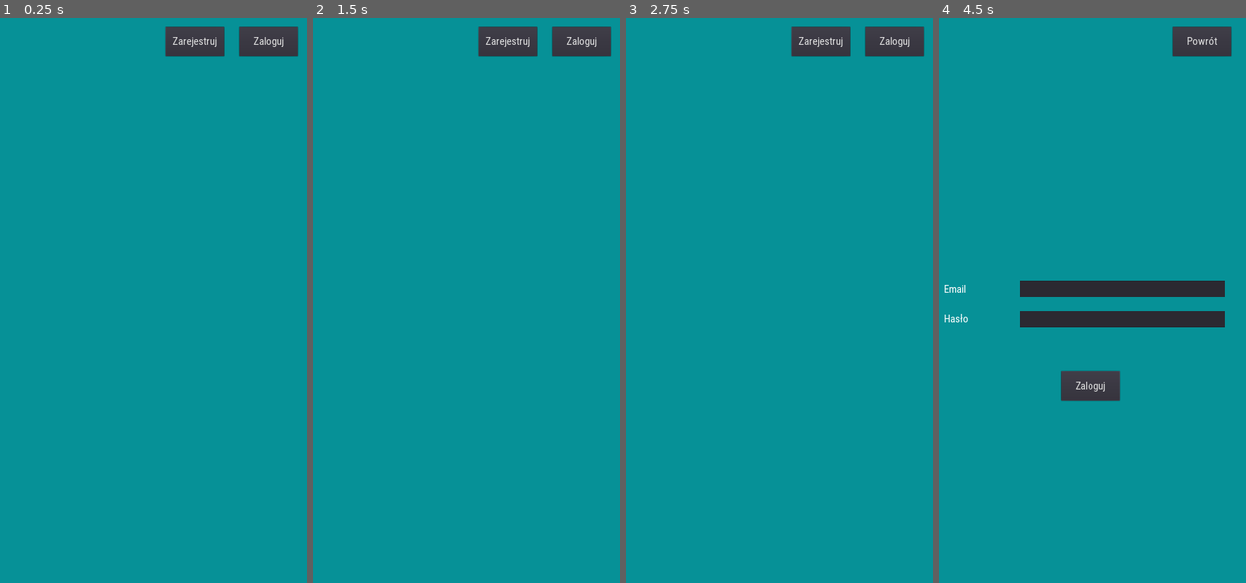
Above: before the commit, frames 1-4 (left to right).
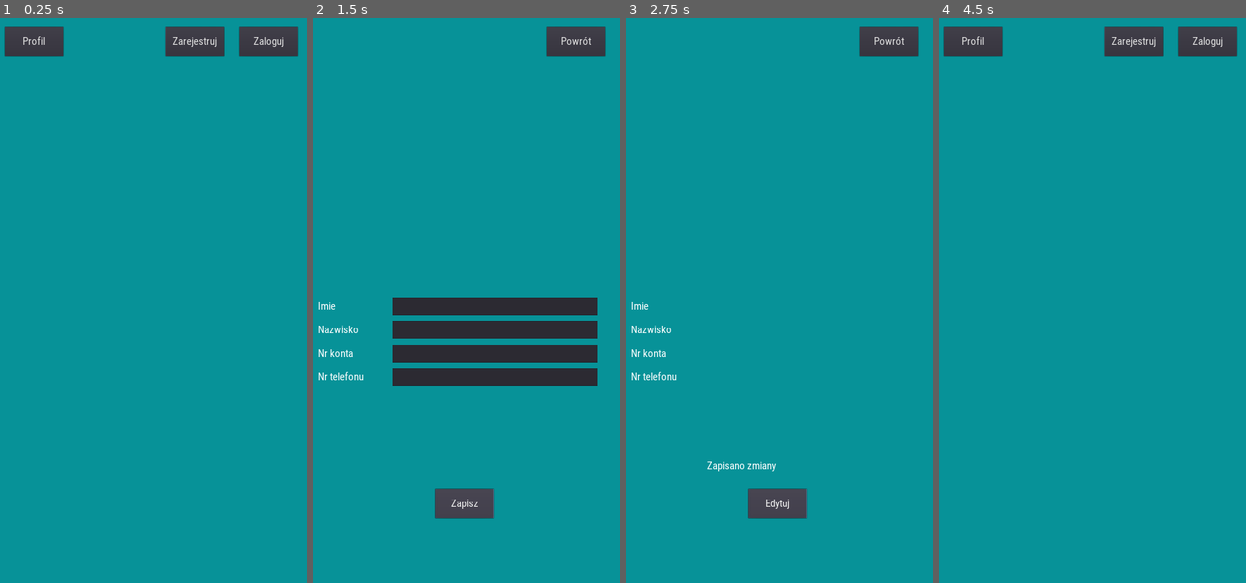
Above: after the commit, the same moments.

Repository: ilona1290/AplikacjaIO
Game: Godot game, scene res://Scenes/main.tscn
Same seed, same stepped clock (60 frames per second), same inputs: the game is played once before the commit and once after it.
Inputs (mouse positions are in pixels of both pictures, inside the frame that each line leads up to):
- Up to frame 1 (0.25 s): no input
- Up to frame 2 (1.5 s): click (346, 40) at 0.5 s, where only the run after the commit has a clickable "Profil"; click (463, 503) at 1.25 s, where only the run after the commit has a clickable "Edytuj"
- Up to frame 3 (2.75 s): click (776, 503) at 2 s, where only the run after the commit has a clickable "Zapisz"
- Up to frame 4 (4.5 s): click (1203, 40) at 2.75 s, where only the run after the commit has a clickable "Powrót"; click (1203, 40) at 3.5 s, where only the run before the commit has a clickable "Powrót"; click (1203, 40) at 4.25 s, where only the run after the commit has a clickable "Powrót"

The runs differ from the first frame. In frame 1, 1.0% of the frame differs, in the area x 1-21%, y 1-7%; in frame 2, 11%, in the area x 1-98%, y 1-89%; in frame 3, 2.8%; in frame 4, 7.4%.

Commit message:
Added profile scene

Diff:
--- /dev/null
+++ b/Fonts/Theme.tres
@@ -0,0 +1,6 @@
+[gd_resource type="Theme" load_steps=2 format=2]
+
+[ext_resource path="res://Fonts/MainFont.tres" type="DynamicFont" id=1]
+
+[resource]
+default_font = ExtResource( 1 )
--- a/Scenes/main.tscn
+++ b/Scenes/main.tscn
@@ -1,7 +1,8 @@
-[gd_scene load_steps=3 format=2]
+[gd_scene load_steps=4 format=2]
 
 [ext_resource path="res://Scripts/main.gd" type="Script" id=1]
 [ext_resource path="res://Fonts/MainFont.tres" type="DynamicFont" id=2]
+[ext_resource path="res://Fonts/Theme.tres" type="Theme" id=3]
 
 [node name="main" type="Control"]
 anchor_right = 1.0
@@ -29,5 +30,14 @@
 custom_fonts/font = ExtResource( 2 )
 text = "Zaloguj"
 
+[node name="profileButton" type="Button" parent="background"]
+margin_left = 50.0
+margin_top = 30.0
+margin_right = 250.0
+margin_bottom = 130.0
+theme = ExtResource( 3 )
+text = "Profil"
+
 [connection signal="pressed" from="background/registerButton" to="." method="_on_registerButton_pressed"]
 [connection signal="pressed" from="background/loginButton" to="." method="_on_loginButton_pressed"]
+[connection signal="pressed" from="background/profileButton" to="." method="_on_profileButton_pressed"]
--- /dev/null
+++ b/Scenes/profile.tscn
@@ -0,0 +1,212 @@
+[gd_scene load_steps=5 format=2]
+
+[ext_resource path="res://Fonts/MainFont.tres" type="DynamicFont" id=1]
+[ext_resource path="res://Fonts/Theme.tres" type="Theme" id=2]
+[ext_resource path="res://Scripts/profile.gd" type="Script" id=3]
+
+[sub_resource type="ImageTexture" id=1]
+
+[node name="profile" type="Control"]
+anchor_right = 1.0
+anchor_bottom = 1.0
+script = ExtResource( 3 )
+
+[node name="background" type="ColorRect" parent="."]
+margin_right = 1080.0
+margin_bottom = 1920.0
+color = Color( 0.027451, 0.572549, 0.596078, 1 )
+
+[node name="EditButton" type="Button" parent="background"]
+margin_left = 450.0
+margin_top = 1600.0
+margin_right = 650.0
+margin_bottom = 1700.0
+theme = ExtResource( 2 )
+custom_fonts/font = ExtResource( 1 )
+text = "Edytuj"
+
+[node name="BackButton" type="Button" parent="background"]
+margin_left = 830.0
+margin_top = 30.0
+margin_right = 1030.0
+margin_bottom = 130.0
+theme = ExtResource( 2 )
+custom_fonts/font = ExtResource( 1 )
+text = "Powrót"
+
+[node name="Notification" type="RichTextLabel" parent="background"]
+margin_left = 309.0
+margin_top = 1500.0
+margin_right = 1009.0
+margin_bottom = 1580.0
+theme = ExtResource( 2 )
+custom_fonts/normal_font = ExtResource( 1 )
+
+[node name="Avatar" type="TextureRect" parent="background"]
+anchor_left = 0.5
+anchor_right = 0.5
+margin_left = -161.5
+margin_top = 200.0
+margin_right = 161.5
+margin_bottom = 480.0
+texture = SubResource( 1 )
+expand = true
+
+[node name="Informations" type="VBoxContainer" parent="background"]
+margin_left = 50.0
+margin_top = 950.0
+margin_right = 1013.0
+margin_bottom = 1234.0
+rect_min_size = Vector2( 950, 0 )
+custom_constants/separation = 20
+
+[node name="Name" type="HBoxContainer" parent="background/Informations"]
+margin_right = 963.0
+margin_bottom = 60.0
+
+[node name="NameLabel" type="Label" parent="background/Informations/Name"]
+margin_right = 250.0
+margin_bottom = 60.0
+rect_min_size = Vector2( 250, 60 )
+rect_pivot_offset = Vector2( 291, 531 )
+theme = ExtResource( 2 )
+custom_fonts/font = ExtResource( 1 )
+text = "Imie"
+valign = 1
+
+[node name="NameInput" type="LineEdit" parent="background/Informations/Name"]
+visible = false
+margin_left = 254.0
+margin_right = 954.0
+margin_bottom = 60.0
+rect_min_size = Vector2( 700, 60 )
+rect_pivot_offset = Vector2( 1884, 342 )
+theme = ExtResource( 2 )
+custom_fonts/font = ExtResource( 1 )
+
+[node name="NameValue" type="Label" parent="background/Informations/Name"]
+margin_left = 254.0
+margin_right = 954.0
+margin_bottom = 60.0
+rect_min_size = Vector2( 700, 60 )
+rect_pivot_offset = Vector2( 1884, 342 )
+theme = ExtResource( 2 )
+custom_fonts/font = ExtResource( 1 )
+valign = 1
+
+[node name="Surname" type="HBoxContainer" parent="background/Informations"]
+margin_top = 80.0
+margin_right = 963.0
+margin_bottom = 140.0
+
+[node name="SurnameLabel" type="Label" parent="background/Informations/Surname"]
+margin_right = 250.0
+margin_bottom = 60.0
+rect_min_size = Vector2( 250, 60 )
+theme = ExtResource( 2 )
+text = "Nazwisko"
+valign = 1
+
+[node name="SurnameInput" type="LineEdit" parent="background/Informations/Surname"]
+visible = false
+margin_left = 250.0
+margin_right = 950.0
+margin_bottom = 56.0
+rect_min_size = Vector2( 700, 60 )
+theme = ExtResource( 2 )
+custom_fonts/font = ExtResource( 1 )
+
+[node name="SurnameValue" type="Label" parent="background/Informations/Surname"]
+margin_left = 254.0
+margin_right = 954.0
+margin_bottom = 60.0
+rect_min_size = Vector2( 700, 60 )
+theme = ExtResource( 2 )
+custom_fonts/font = ExtResource( 1 )
+valign = 1
+
+[node name="BankAccount" type="HBoxContainer" parent="background/Informations"]
+margin_top = 160.0
+margin_right = 963.0
+margin_bottom = 220.0
+
+[node name="BankAccountLabel" type="Label" parent="background/Informations/BankAccount"]
+margin_right = 250.0
+margin_bottom = 60.0
+rect_min_size = Vector2( 250, 60 )
+rect_pivot_offset = Vector2( -756, 263 )
+theme = ExtResource( 2 )
+text = "Nr konta"
+valign = 1
+
+[node name="BankAccountInput" type="LineEdit" parent="background/Informations/BankAccount"]
+visible = false
+margin_left = 250.0
+margin_top = 35.0
+margin_right = 950.0
+margin_bottom = 91.0
+rect_min_size = Vector2( 700, 60 )
+theme = ExtResource( 2 )
+custom_fonts/font = ExtResource( 1 )
+
+[node name="BankAccountValue" type="Label" parent="background/Informations/BankAccount"]
+margin_left = 254.0
+margin_right = 954.0
+margin_bottom = 60.0
+rect_min_size = Vector2( 700, 60 )
+rect_pivot_offset = Vector2( -1015, 263 )
+theme = ExtResource( 2 )
+custom_fonts/font = ExtResource( 1 )
+valign = 1
+
+[node name="Telephone" type="HBoxContainer" parent="background/Informations"]
+margin_top = 240.0
+margin_right = 963.0
+margin_bottom = 300.0
+
+[node name="TelephoneLabel" type="Label" parent="background/Informations/Telephone"]
+margin_right = 250.0
+margin_bottom = 60.0
+rect_min_size = Vector2( 250, 60 )
+rect_pivot_offset = Vector2( -756, 263 )
+theme = ExtResource( 2 )
+text = "Nr telefonu"
+valign = 1
+
+[node name="TelephoneInput" type="LineEdit" parent="background/Informations/Telephone"]
+visible = false
+margin_left = 250.0
+margin_top = 136.0
+margin_right = 950.0
+margin_bottom = 192.0
+rect_min_size = Vector2( 700, 56 )
+theme = ExtResource( 2 )
+custom_fonts/font = ExtResource( 1 )
+
+[node name="TelephoneValue" type="Label" parent="background/Informations/Telephone"]
+margin_left = 254.0
+margin_top = 2.0
+margin_right = 954.0
+margin_bottom = 58.0
+rect_min_size = Vector2( 700, 56 )
+rect_pivot_offset = Vector2( -1015, 263 )
+theme = ExtResource( 2 )
+custom_fonts/font = ExtResource( 1 )
+valign = 1
+
+[node name="AvatarFileDialog" type="FileDialog" parent="."]
+margin_right = 360.0
+margin_bottom = 640.0
+rect_scale = Vector2( 3, 3 )
+window_title = "Otwórz plik"
+dialog_hide_on_ok = true
+mode = 0
+access = 1
+filters = PoolStringArray( "*.png" )
+current_dir = "user://D:/00_users_data/Student_PL/Pulpit/AplikacjaIO-test_v0.1"
+current_path = "user://D:/00_users_data/Student_PL/Pulpit/AplikacjaIO-test_v0.1/"
+
+[connection signal="pressed" from="background/EditButton" to="." method="_on_EditButton_pressed"]
+[connection signal="pressed" from="background/BackButton" to="." method="_on_BackButton_pressed"]
+[connection signal="gui_input" from="background/Avatar" to="." method="_on_Avatar_gui_input"]
+[connection signal="confirmed" from="AvatarFileDialog" to="." method="_on_AvatarFileDialog_confirmed"]
--- a/Scripts/main.gd
+++ b/Scripts/main.gd
@@ -24,3 +24,8 @@
 func _on_loginButton_pressed():
 	get_tree().change_scene("res://Scenes/login.tscn")
 	pass # Replace with function body.
+
+
+func _on_profileButton_pressed():
+	get_tree().change_scene("res://Scenes/profile.tscn")
+	pass # Replace with function body.
--- /dev/null
+++ b/Scripts/profile.gd
@@ -0,0 +1,123 @@
+extends Control
+
+# Formula for copying
+#onready var XXXLabel = $background/Informations/XXX/XXXLabel
+#onready var XXXInput = $background/Informations/XXX/XXXInput
+#onready var XXXValue = $background/Informations/XXX/XXXValue
+
+onready var NameLabel = $background/Informations/Name/NameInput
+onready var NameInput = $background/Informations/Name/NameInput
+onready var NameValue = $background/Informations/Name/NameValue
+
+onready var SurnameLabel = $background/Informations/Surname/SurnameLabel
+onready var SurnameInput = $background/Informations/Surname/SurnameInput
+onready var SurnameValue = $background/Informations/Surname/SurnameValue
+
+onready var BankAccountLabel = $background/Informations/BankAccount/BankAccountLabel
+onready var BankAccountInput = $background/Informations/BankAccount/BankAccountInput
+onready var BankAccountValue = $background/Informations/BankAccount/BankAccountValue
+
+onready var TelephoneLabel = $background/Informations/Telephone/TelephoneLabel
+onready var TelephoneInput = $background/Informations/Telephone/TelephoneInput
+onready var TelephoneValue = $background/Informations/Telephone/TelephoneValue
+
+onready var EditButton = $background/EditButton
+onready var Notification = $background/Notification
+
+onready var Avatar = $background/Avatar
+onready var AvatarFileDialog = $AvatarFileDialog
+
+var EditMode : bool = false
+
+var UserAccount : UserProfile = UserProfile.new()
+
+func _ready():
+	# Uncomment for loading profile from file
+	#var file = File.new()
+	#file.open("res://profile.dat", File.READ)
+	#UserAccount.load_from_json(file.get_as_text())
+	#file.close()
+
+	NameValue.text = UserAccount.Name
+	SurnameValue.text = UserAccount.Surname
+	BankAccountValue.text = UserAccount.BankAccount
+	TelephoneValue.text = UserAccount.Telephone
+
+	NameInput.text = UserAccount.Name
+	SurnameInput.text = UserAccount.Surname
+	BankAccountInput.text = UserAccount.BankAccount
+	TelephoneInput.text = UserAccount.Telephone
+
+	var AvatarImg : Image = Image.new()
+	if UserAccount.Avatar == []:
+		AvatarImg.load("res://Images/AvatarPlaceholder.png")
+	else:
+		AvatarImg.load_png_from_buffer(UserAccount.Avatar)
+	var AvatarTex : ImageTexture = ImageTexture.new()
+	AvatarTex.create_from_image(AvatarImg)
+	Avatar.texture = AvatarTex
+
+func _on_EditButton_pressed():
+	if EditMode == false:
+		NameInput.visible = true
+		SurnameInput.visible = true
+		BankAccountInput.visible = true
+		TelephoneInput.visible = true
+
+		NameValue.visible = false
+		SurnameValue.visible = false
+		BankAccountValue.visible = false
+		TelephoneValue.visible = false
+
+		EditMode = true
+		EditButton.text = "Zapisz"
+	else:
+		NameInput.visible = false
+		SurnameInput.visible = false
+		BankAccountInput.visible = false
+		TelephoneInput.visible = false
+
+		NameValue.visible = true
+		SurnameValue.visible = true
+		BankAccountValue.visible = true
+		TelephoneValue.visible = true
+
+		#Saving changes
+		NameValue.text = NameInput.text
+		SurnameValue.text = SurnameInput.text
+		BankAccountValue.text = BankAccountInput.text
+		TelephoneValue.text = TelephoneInput.text
+
+		UserAccount.Name = NameInput.text
+		UserAccount.Surname = SurnameInput.text
+		UserAccount.BankAccount = BankAccountInput.text
+		UserAccount.Telephone = TelephoneInput.text
+
+		Notification.text = "Zapisano zmiany"
+
+		EditMode = false
+		EditButton.text = "Edytuj"
+
+		# Uncomment for saving profile to file
+		#var file = File.new()
+		#file.open("res://profile.dat", File.WRITE)
+		#file.store_string(UserAccount.to_json())
+		#file.close()
+
+func _on_BackButton_pressed():
+	get_tree().change_scene("res://Scenes/main.tscn")
+
+func _on_Avatar_gui_input(event):
+	if event is InputEventMouseButton:
+		if event.pressed:
+			AvatarFileDialog.visible = true
+
+func _on_AvatarFileDialog_confirmed():
+	var NewFilePath = AvatarFileDialog.current_file
+	var NewAvatarImage : Image = Image.new()
+	NewAvatarImage.load(NewFilePath)
+	var NewAvatarTexture : ImageTexture = ImageTexture.new()
+	NewAvatarTexture.create_from_image(NewAvatarImage)
+	Avatar.texture = NewAvatarTexture
+
+	UserAccount.Avatar = Avatar.texture.get("image").save_png_to_buffer()
--- /dev/null
+++ b/Static/UserProfile.gd
@@ -0,0 +1,25 @@
+class_name UserProfile
+extends Node
+
+var Name : String = ""
+var Surname : String = ""
+var BankAccount : String = ""
+var Telephone : String = ""
+var Avatar : Array = []
+
+func to_json():
+	return "{" \
+		+ "\"Name\":\"" + Name + "\"," \
+		+ "\"Surname\":\"" + Surname + "\"," \
+		+ "\"BankAccount\":\"" + BankAccount + "\"," \
+		+ "\"Telephone\":\"" + Telephone + "\"," \
+		+ "\"Avatar\":" + String(Avatar) \
+		+ "}"
+
+func load_from_json(json : String):
+	var jsonParse = JSON.parse(json)
+	Name = jsonParse.result["Name"]
+	Surname = jsonParse.result["Surname"]
+	BankAccount = jsonParse.result["BankAccount"]
+	Telephone = jsonParse.result["Telephone"]
+	Avatar = jsonParse.result["Avatar"]
--- a/project.godot
+++ b/project.godot
@@ -8,6 +8,16 @@
 
 config_version=4
 
+_global_script_classes=[ {
+"base": "Node",
+"class": "UserProfile",
+"language": "GDScript",
+"path": "res://Static/UserProfile.gd"
+} ]
+_global_script_class_icons={
+"UserProfile": ""
+}
+
 [application]
 
 config/name="Aplikacja_IO"
@@ -17,6 +27,10 @@
 [autoload]
 
 Firebase="*res://Static/Firebase.gd"
+
+[debug]
+
+gdscript/warnings/return_value_discarded=false
 
 [display]
 
@@ -37,4 +51,7 @@
 
 [rendering]
 
+quality/driver/driver_name="GLES2"
+vram_compression/import_etc=true
+vram_compression/import_etc2=false
 environment/default_environment="res://default_env.tres"
